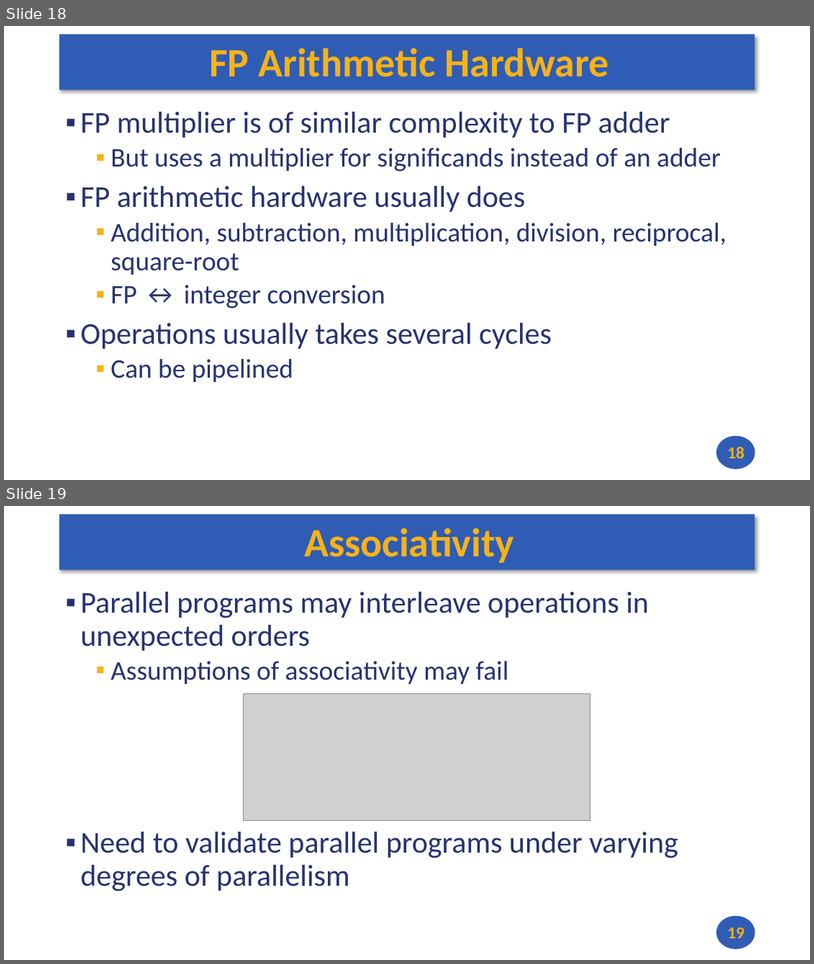
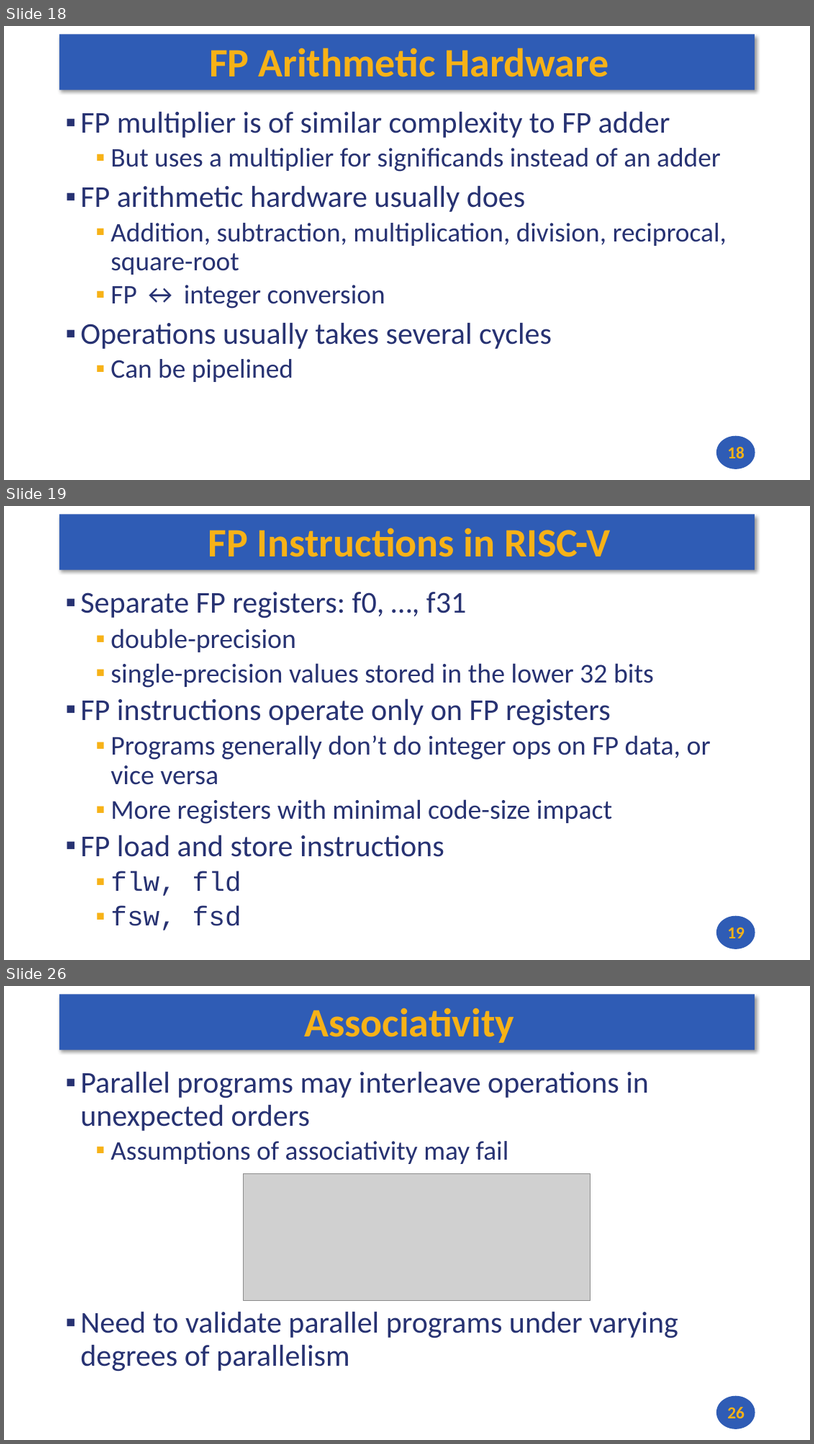
Before and after one commit to andrewt0301/hse-acos-course, a slide deck: docs/part1ca/09_FP/CA_Lecture_09.pptx. Shown one above the other, each under a label of ours: slides 18 and 19 before the commit, slides 18, 19 and 26 after it; the slides between them are not shown. The pictures are 814x964 and 814x1444 pixels, drawn with LibreOffice and Linux fonts; fonts in the diff are those of the drawing; grey boxes stand for pictures. Boxes give left, top, right and bottom in pixels: in the first picture for what was removed or moved away, otherwise in the second. Text is boxed around its words. In the diff, an @@ line names an element or a change of style, - is before the commit and + after.

```diff
--- a/docs/part1ca/09_FP/CA_Lecture_09.pptx
+++ b/docs/part1ca/09_FP/CA_Lecture_09.pptx
@@ slide 19 added at (4, 506, 810, 960), background #FFFFFF; not listed: 2 template elements that a slide beside it also shows @@
@@ title added at (208, 528, 610, 557), 48 pt, text #F7B217, bold @@
+FP Instructions in RISC-V
@@ text added at (80, 592, 711, 930), 32.4 pt, text #273272 @@
+▪ Separate FP registers: f0, …, f31
+  ▪ double-precision
+  ▪ single-precision values stored in the lower 32 bits
+▪ FP instructions operate only on FP registers
+  ▪ Programs generally don’t do integer ops on FP data, or vice versa
+  ▪ More registers with minimal code-size impact
+▪ FP load and store instructions
+  ▪ flw, fld
+  ▪ fsw, fsd
@@ page number added at (728, 926, 745, 938), 20 pt, text #F7B217, bold @@
+19
@@ what was slide 19 is now slide 26 @@
@@ page number at (728, 1406, 745, 1418): text changed @@
-19
+26
```
Also in this commit, not shown: 1 slide changed, 6 other slides added, 2 other files.
